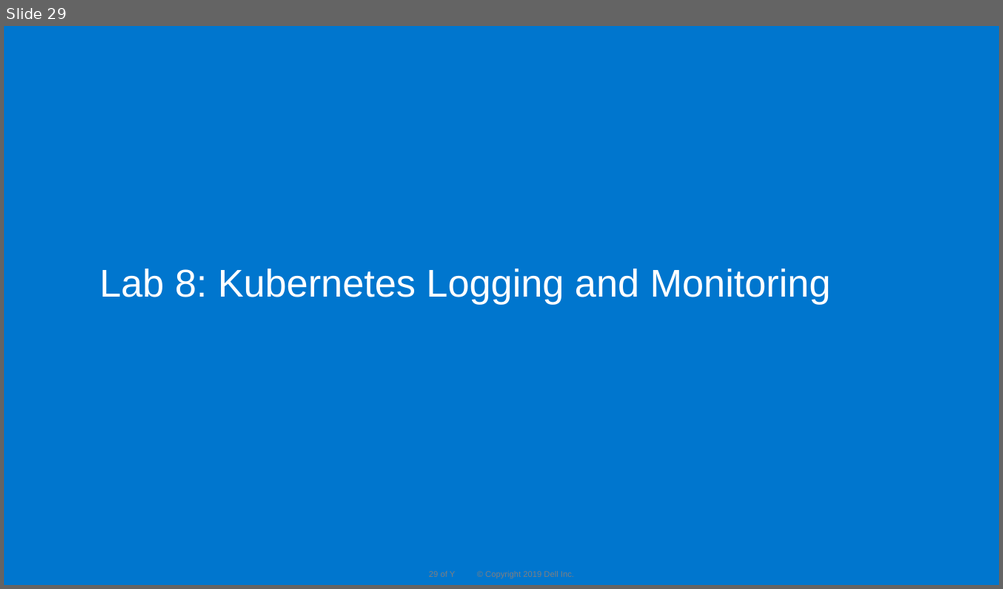
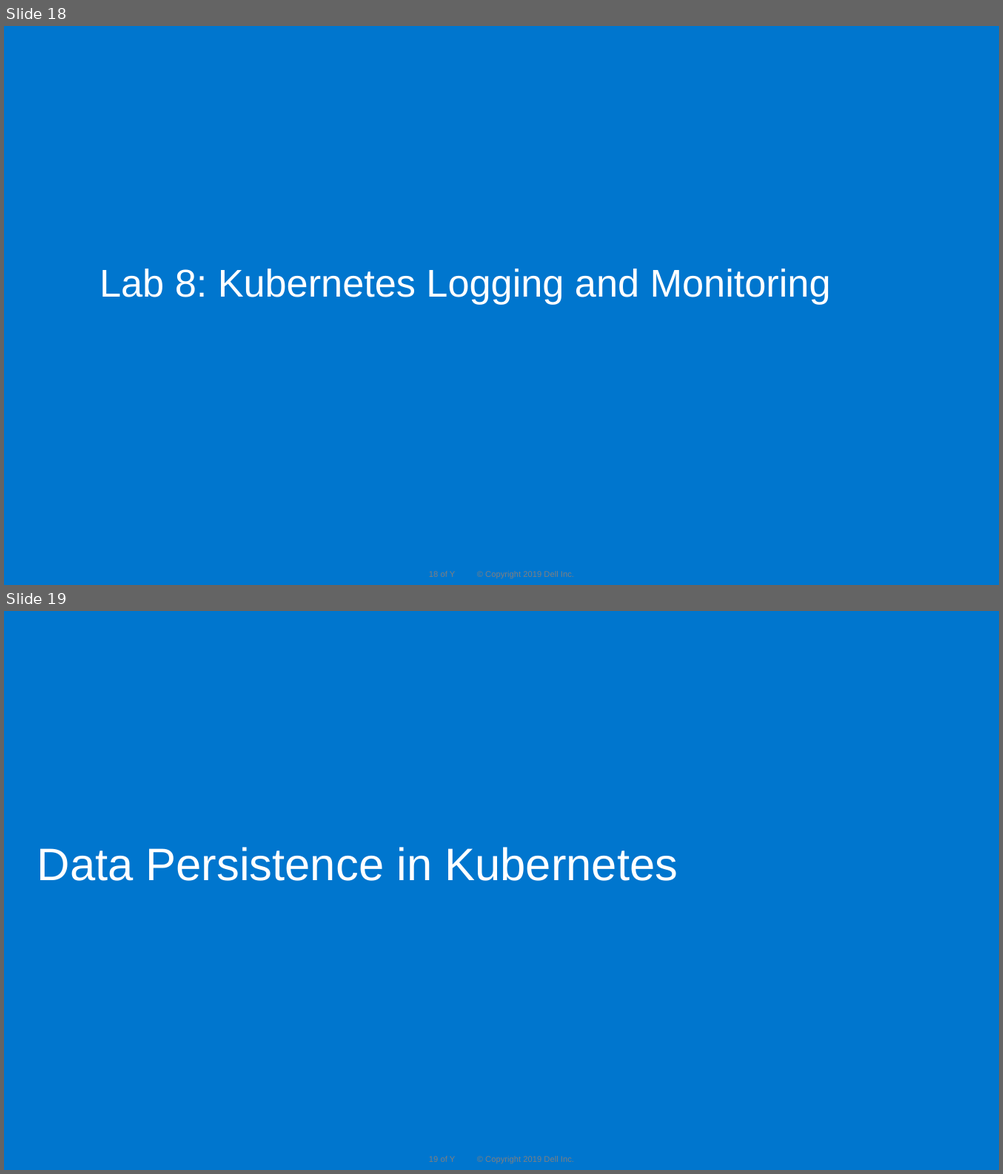
Before and after one commit to dteskubernetesworkshop/spring-boot-k8s-workshop, a slide deck: slides/k8 workshop deck-Day-2 -v 1.0D.pptx. Shown one above the other, each under a label of ours: slide 29 before the commit, slides 18 and 19 after it. The pictures are 1003x589 and 1003x1174 pixels, drawn with LibreOffice and Linux fonts; fonts in the diff are those of the drawing; background and template pictures are left out. Boxes give left, top, right and bottom in pixels: in the first picture for what was removed or moved away, otherwise in the second. Text is boxed around its words. In the diff, an @@ line names an element or a change of style, - is before the commit and + after.

```diff
--- a/slides/k8 workshop deck-Day-2 -v 1.0D.pptx
+++ b/slides/k8 workshop deck-Day-2 -v 1.0D.pptx
@@ slide 19 added at (4, 611, 999, 1170), background #0076CE; not listed: 3 template elements that a slide beside it also shows @@
@@ title added at (37, 847, 677, 881), 44 pt, text #FFFFFF @@
+Data Persistence in Kubernetes
@@ what was slide 29 is now slide 18 @@
@@ page number at (429, 571, 438, 577): text changed @@
-29
+18
```
Also in this commit, not shown: 1 slide changed.
